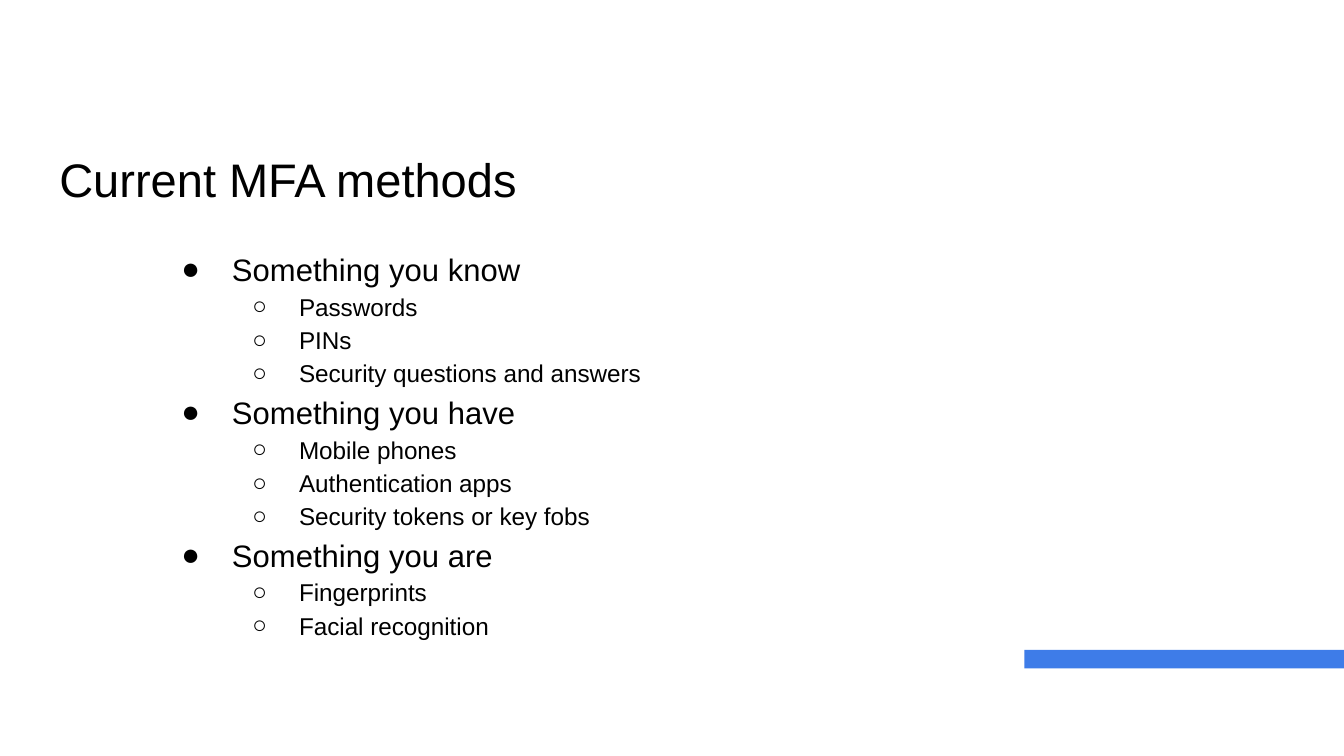
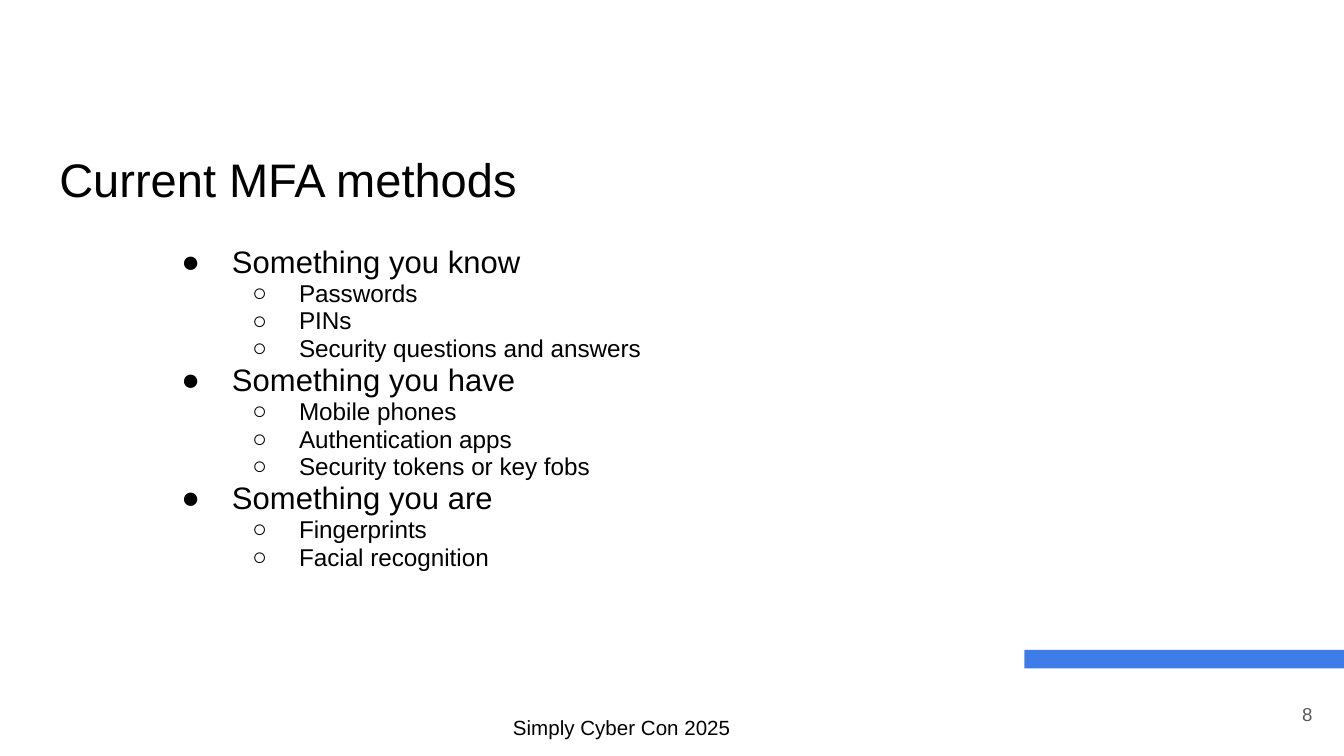
Before and after one commit to SamPlaysKeys/FromBurdenToSolution, a slide deck: slide 8 of Reframing Multifactor Authentication - Simply Cyber Con.pptx. Drawn at 1344x756 pixels with LibreOffice and Linux fonts; fonts in the diff are those of the drawing. Boxes give left, top, right and bottom in pixels: in the first picture for what was removed or moved away, otherwise in the second. Text is boxed around its words. In the diff, an @@ line names an element or a change of style, - is before the commit and + after.

Commit message:
Update slide deck

```diff
--- a/Reframing Multifactor Authentication - Simply Cyber Con.pptx
+++ b/Reframing Multifactor Authentication - Simply Cyber Con.pptx
@@ text "Something you know" at bbox=[232, 250, 641, 571]: line spacing 1.15 to 0.95 @@
@@ page number added at bbox=[1302, 708, 1312, 721], 10 pt, text #595959 @@
+8
@@ text added at bbox=[513, 720, 730, 740], 11 pt, text #000000 @@
+Simply Cyber Con 2025
```
Also in this commit, not shown: 35 other slides changed, 5 slides added, 6 slides removed.
